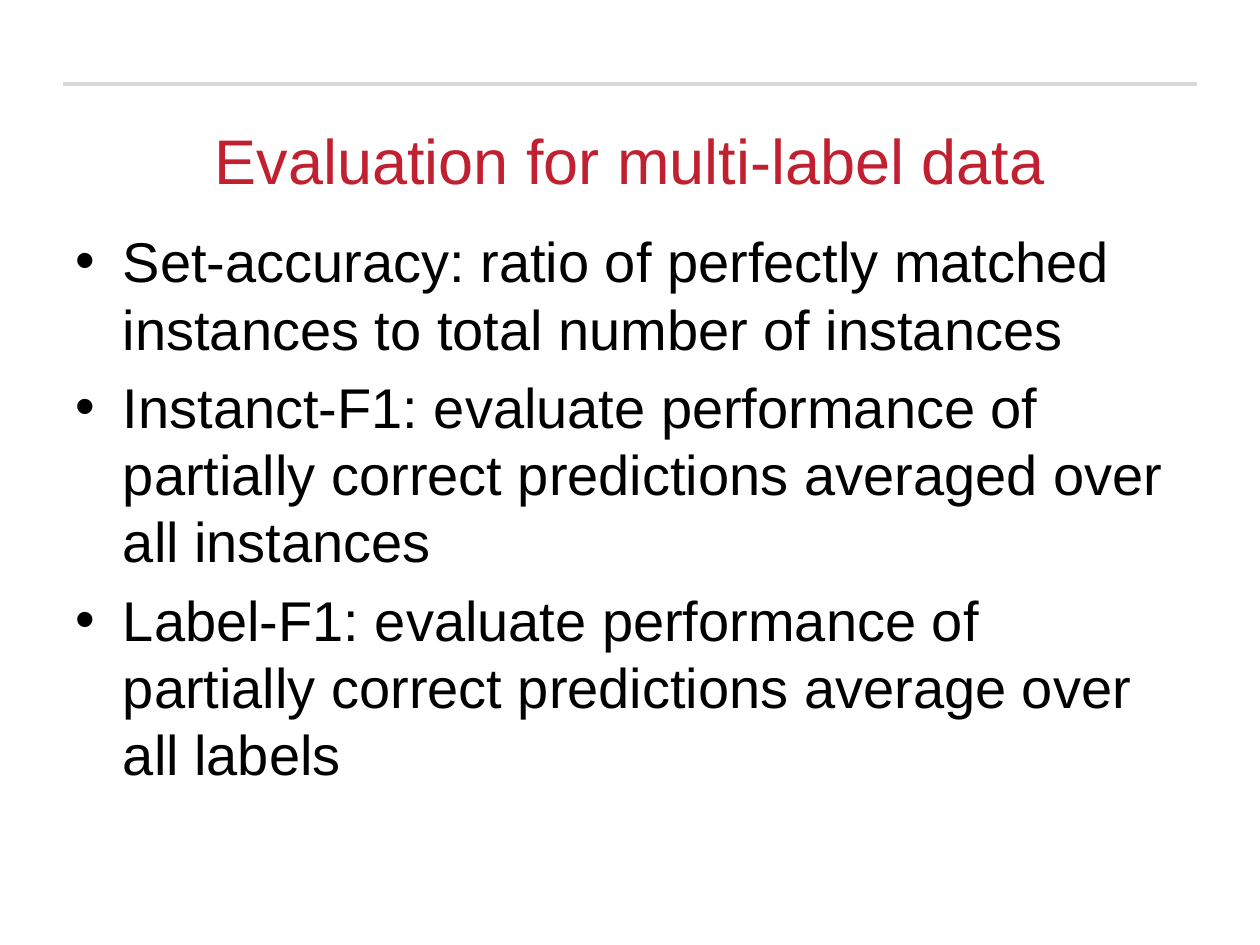
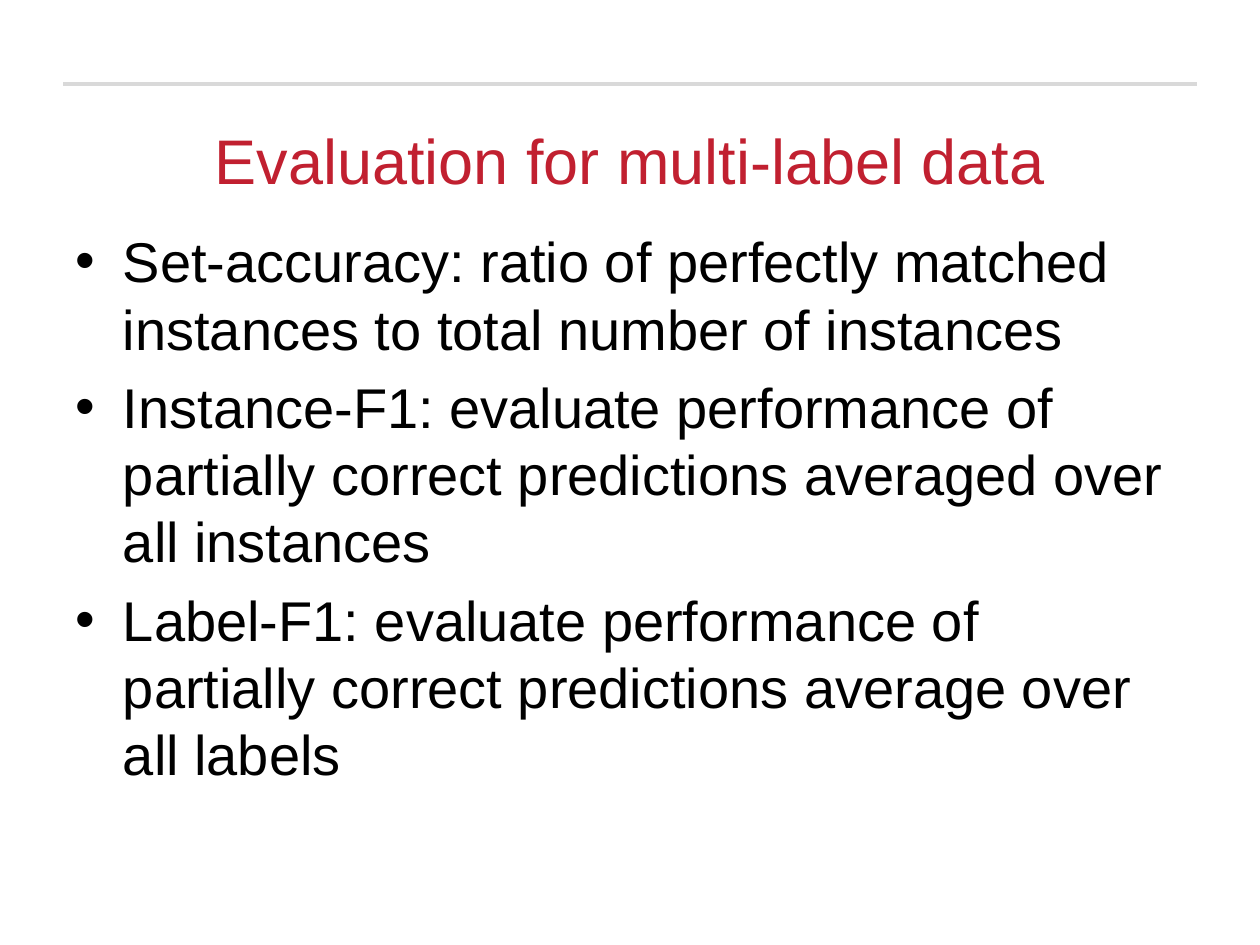
Before and after one commit to RamkishanPanthena/Thesis, a slide deck: slide 18 of defense.pptx (slide 17 before the commit). Drawn at 1260x945 pixels with LibreOffice and Linux fonts; fonts in the diff are those of the drawing; background and template pictures are left out. Boxes give left, top, right and bottom in pixels: in the first picture for what was removed or moved away, otherwise in the second. Text is boxed around its words. In the diff, an @@ line names an element or a change of style, - is before the commit and + after.

```diff
--- a/defense.pptx
+++ b/defense.pptx
@@ text at (123,387,1162,563): text changed @@
-• Instanct-F1: evaluate performance of partially correct predictions averaged over all instances
+• Instance-F1: evaluate performance of partially correct predictions averaged over all instances
```
Also in this commit, not shown: 15 other slides changed, 10 slides added, 1 slide removed.
